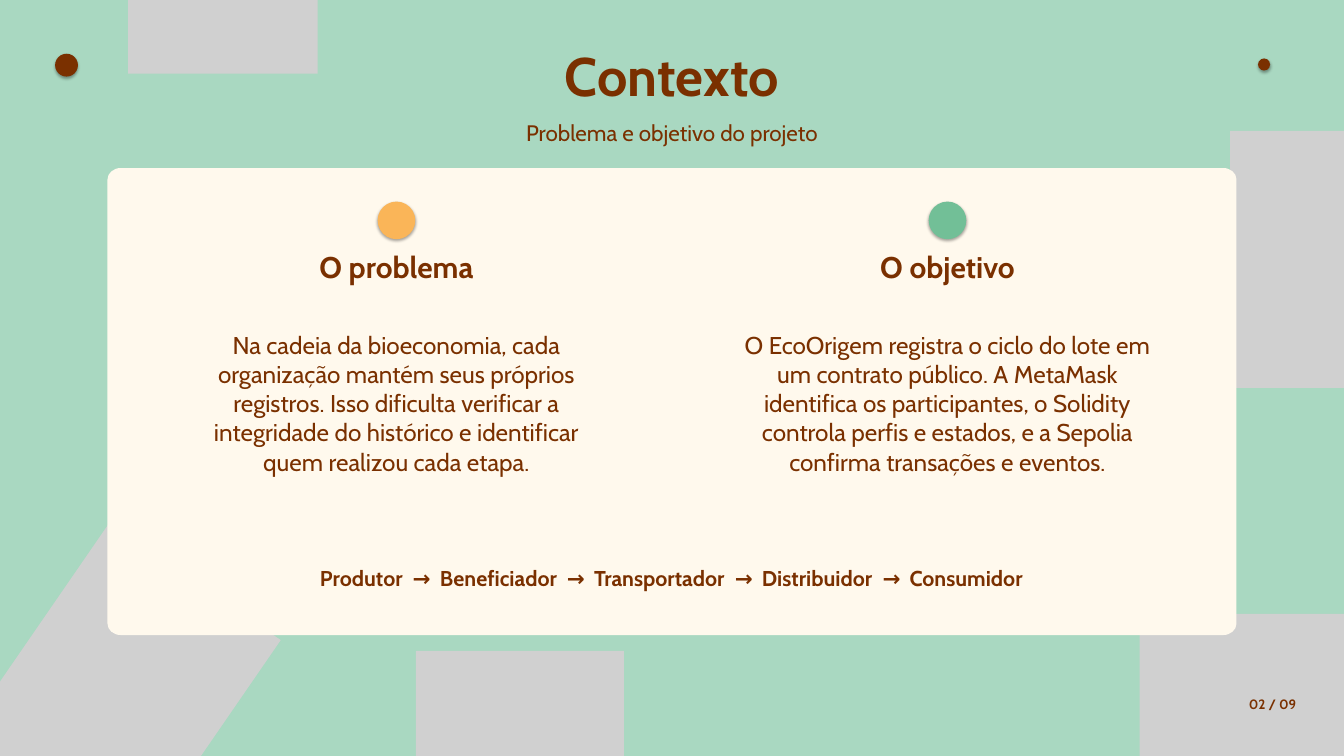
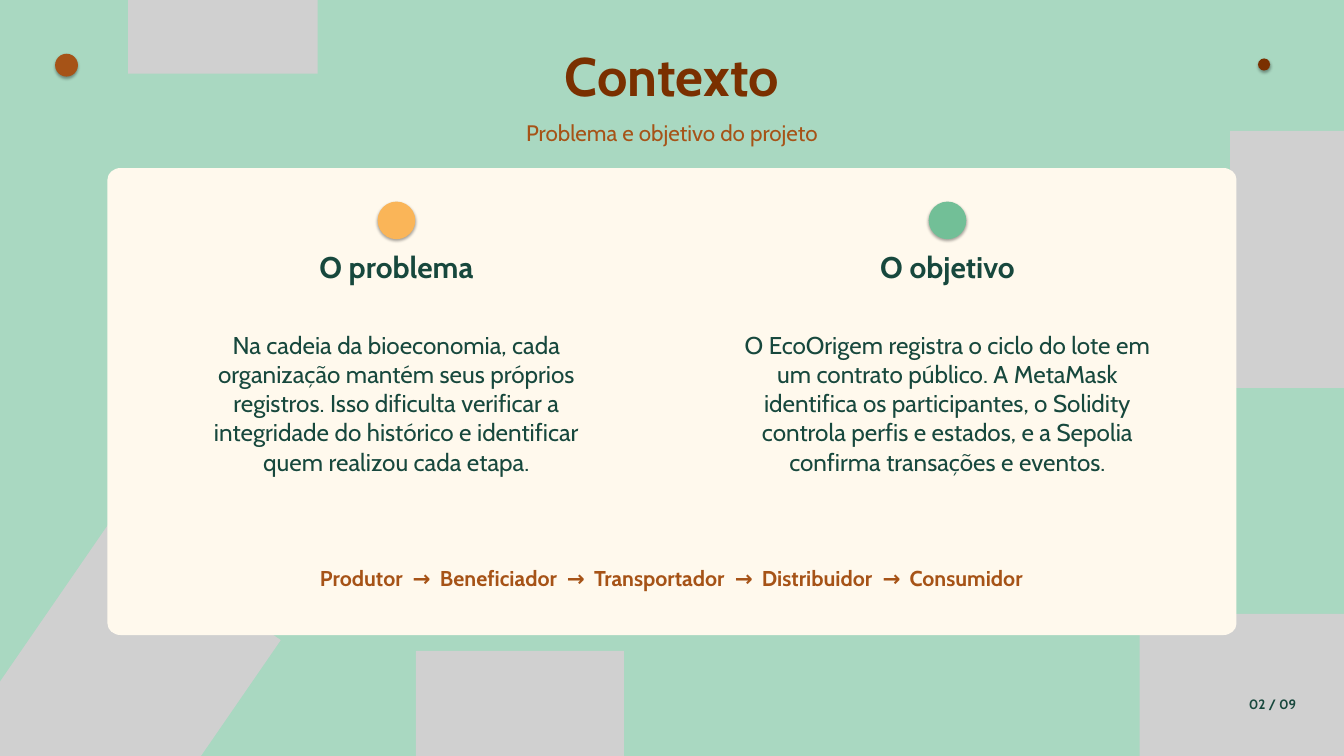
Before and after one commit to JulianaBallin/EcoOrigem, a slide deck: slide 2 of docs/slides/apresentacao-ecoorigem.pptx. Drawn at 1344x756 pixels with LibreOffice and Linux fonts; fonts in the diff are those of the drawing; grey boxes stand for pictures. Boxes give left, top, right and bottom in pixels: in the first picture for what was removed or moved away, otherwise in the second. Text is boxed around its words. In the diff, an @@ line names an element or a change of style, - is before the commit and + after.

```diff
--- a/docs/slides/apresentacao-ecoorigem.pptx
+++ b/docs/slides/apresentacao-ecoorigem.pptx
@@ ellipse at bbox=[55, 54, 78, 77]: fill #7A3000 to #A65317 @@
@@ text "Problema e objetivo do projeto" at bbox=[526, 124, 818, 147]: text colour #7A3000 to #A65317 @@
@@ text "Produtor → Beneficiador → Transportador ..." at bbox=[320, 570, 1023, 591]: text colour #7A3000 to #A65317 @@
@@ text colour #7A3000 to #17483D in 5 elements at bbox=[319, 255, 474, 285], bbox=[214, 335, 578, 477], bbox=[880, 255, 1015, 285], bbox=[745, 335, 1150, 476], bbox=[1249, 699, 1296, 709] @@
```
Also in this commit, not shown: 1 other slide changed, 1 other file.
